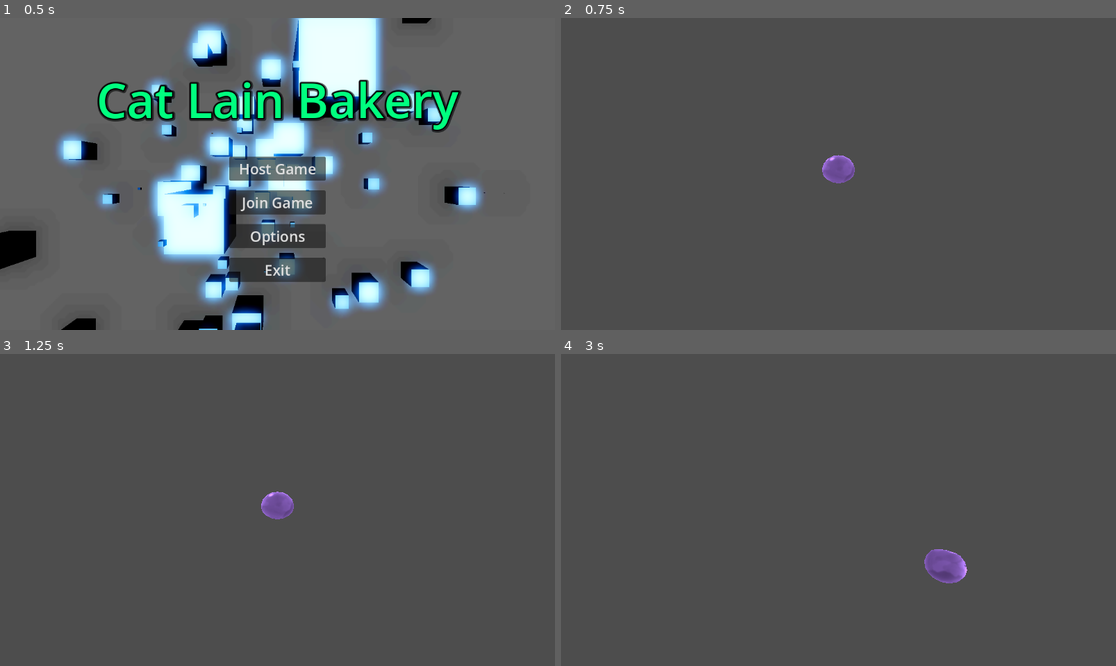
Above: before the commit, frames 1-4 (two rows, left to right).
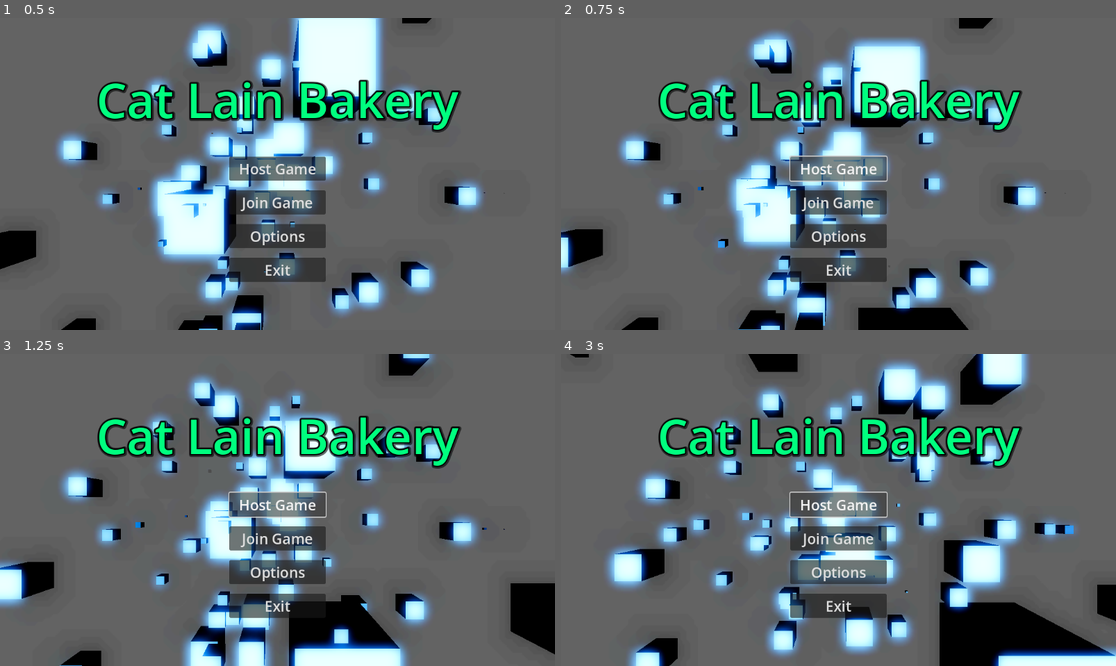
Above: after the commit, the same moments.

Repository: FixItFreb/TransLawJam23
Game: Godot game, scene res://nova_stuff/game_screens/start_screen.tscn
The game is run twice, just before and just after one commit, with the same random seed, the same clock (stepped at 60 frames per second) and the same inputs.
Inputs:
- Up to frame 1 (0.5 s): no input
- Up to frame 2 (0.75 s): click "Host Game" at 0.5 s
- Up to frame 3 (1.25 s): no input
- Up to frame 4 (3 s): hold D (right) 1.28-2.03 s; hold S (down) 2.03-2.78 s; hold D (right) from 2.78 s (still down)

Frame 1 is identical in both runs. In frame 2, 31% of the frame differs, in the area x 0-88%, y 0-100%; in frame 3, 33%; in frame 4, 38%, in the area x 1-100%, y 0-100%.

Commit message:
Maybe Multiplayer

Diff:
--- a/Freb/Assets/FrebTest.gd
+++ b/Freb/Assets/FrebTest.gd
@@ -3,13 +3,27 @@
 
 # Called when the node enters the scene tree for the first time.
 func _ready():
+	spawn_player(multiplayer.get_unique_id())
+	for peer in multiplayer.get_peers():
+		if peer != multiplayer.get_unique_id():
+			spawn_player(peer)
+	multiplayer.peer_connected.connect(on_peer_connected)
+	multiplayer.peer_disconnected.connect(on_peer_disconnected)
 	# let's just be silly and spawn a player
+
+
+func spawn_player(id : int):
 	var player_node = preload("res://Freb/Assets/Scripts/PlayerCharacter.tscn").instantiate()
-	var player = get_tree().get_multiplayer().get_unique_id()
-	player_node.set_name(str(player))
-	player_node.set_multiplayer_authority(player)
-	get_node("/root/FrebTest").add_child.call_deferred(player_node)
+	player_node.set_name(str(id))
+	player_node.set_multiplayer_authority(id)
+	add_child(player_node)
+# Called every frame. 'delta' is the elapsed time since the previous frame.
 
-# Called every frame. 'delta' is the elapsed time since the previous frame.
-func _process(delta):
-	pass
+
+func on_peer_connected(id : int):
+	spawn_player(id)
+
+func on_peer_disconnected(id : int):
+	var player_node = get_node(str(id))
+	if is_instance_valid(player_node):
+		player_node.queue_free()
--- a/Freb/Assets/Scripts/PlayerCharacter.tscn
+++ b/Freb/Assets/Scripts/PlayerCharacter.tscn
@@ -531,6 +531,7 @@
 properties/3/watch = false
 
 [node name="PlayerCharacter" type="StaticBody3D" node_paths=PackedStringArray("playerNode", "animPlayer", "multiplayerSynch", "mesh")]
+collision_layer = 0
 script = ExtResource("1_vxssv")
 moveSpeed = 3.0
 playerNode = NodePath("slime")
--- a/nova_stuff/game_screens/start_screen.gd
+++ b/nova_stuff/game_screens/start_screen.gd
@@ -24,9 +24,8 @@
 
 func _on_host_button_pressed() -> void:
 	#get_tree().change_scene_to_packed(game_screen)
-	SoundManager.play("res://yook_stuff/sfx/menu01.wav")
-	ServerManager.init_server()
-	get_tree().change_scene_to_packed(game_world)
+	if MultiplayerManager.start_server():
+		get_tree().change_scene_to_packed(game_world)
 
 func _on_options_button_pressed() -> void:
 	SoundManager.play("res://yook_stuff/sfx/menu01.wav")
@@ -50,7 +49,6 @@
 
 func _on_connect_button_pressed() -> void:
 	SoundManager.play("res://yook_stuff/sfx/menu01.wav")
-	ServerManager.c_local_server_addr = address_input.text
-	ServerManager.c_local_server_port = int(port_input.value)
-	ServerManager.join_server()
-	#get_tree().change_scene_to_packed(game_world)
+	MultiplayerManager.start_client(address_input.text, port_input.value)
+	get_tree().change_scene_to_packed(game_world)
+	#
--- a/nova_stuff/globals/ServerManager.gd
+++ b/nova_stuff/globals/ServerManager.gd
@@ -17,6 +17,7 @@
 var multiplayer_api : MultiplayerAPI
 
 var joined_server : bool = false
+
 
 func init_server():
 	server_state = ServerController.instantiate()
--- a/project.godot
+++ b/project.godot
@@ -19,6 +19,7 @@
 
 ServerManager="*res://nova_stuff/globals/ServerManager.tscn"
 SoundManager="*res://nova_stuff/globals/sound_manager.tscn"
+MultiplayerManager="*res://🍲/multiplayer_manager.gd"
 
 [dotnet]
 
--- /dev/null
+++ b/🍲/multiplayer_manager.gd
@@ -0,0 +1,69 @@
+extends Node
+
+enum State {
+	SERVER,
+	CLIENT,
+	NONE
+}
+
+var state : State = State.NONE
+
+
+func _ready() -> void:
+	multiplayer.peer_connected.connect(on_peer_connected)
+	multiplayer.peer_disconnected.connect(on_peer_disconnected)
+
+func start_server(port : int = 8888, max_clients : int = 5, ip : String = "*"):
+	state = State.NONE
+	print(multiplayer)
+	var peer = multiplayer.multiplayer_peer as ENetMultiplayerPeer
+	if not is_instance_valid(peer):
+		peer = ENetMultiplayerPeer.new()
+
+	peer.close()
+	peer.set_bind_ip(ip)
+	var err = peer.create_server(port, max_clients)
+
+	match err:
+		OK:
+			state = State.SERVER
+			multiplayer.multiplayer_peer = peer
+			return true
+		ERR_ALREADY_IN_USE:
+			push_error("Unable to create server, ", peer, " already has an open connection")
+		ERR_CANT_CREATE:
+			push_error("Unable to create server")
+		_ :
+			push_error("Unknown Error")
+	return false
+
+func start_client(ip : String, port : int):
+	state = State.NONE
+	var peer = multiplayer.multiplayer_peer as ENetMultiplayerPeer
+	if not is_instance_valid(peer):
+		peer = ENetMultiplayerPeer.new()
+
+	peer.close()
+	var err = peer.create_client(ip, port)
+
+	match err:
+		OK:
+			state = State.CLIENT
+			multiplayer.multiplayer_peer = peer
+			return true
+		ERR_ALREADY_IN_USE:
+			push_error("Unable to create client, ", peer, " already has an open connection")
+		ERR_CANT_CREATE:
+			push_error("Unable to create client")
+		_ :
+			push_error("Unknown Error")
+	return false
+
+
+func on_peer_connected(id : int):
+	print("peer ", id," connected")
+	pass
+
+func on_peer_disconnected(id : int):
+	print("peer ", id," disconnected")
+	pass
